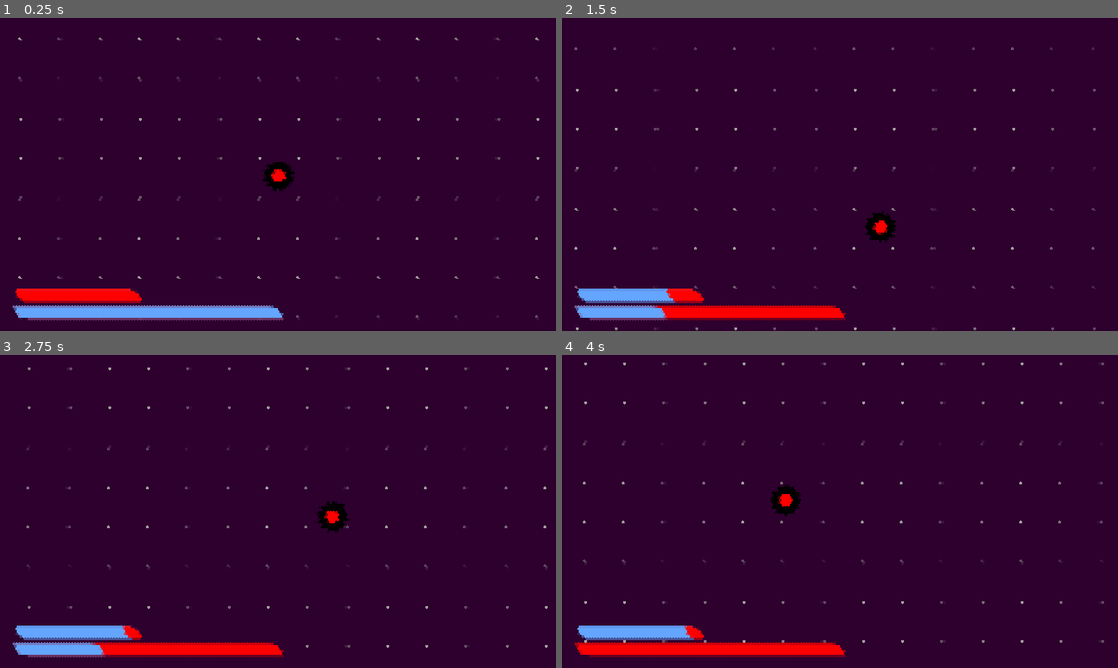
Above: before the commit, frames 1-4 (two rows, left to right).
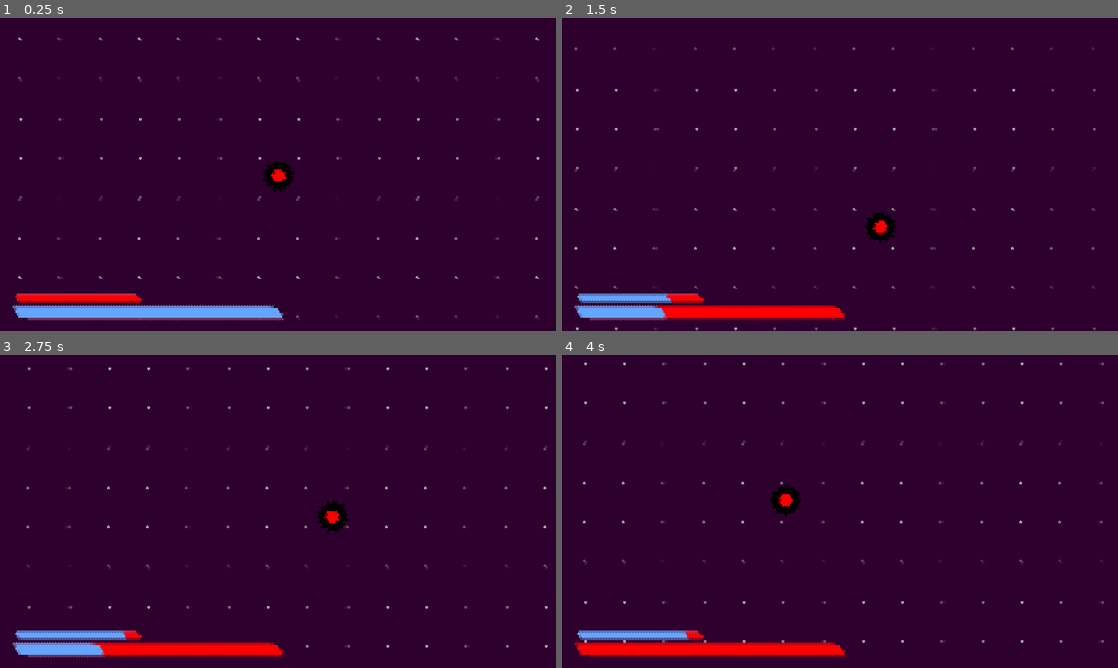
Above: after the commit, the same moments.

Repository: AgentMatthy/Going-Deeper
Game: Godot game, scene res://Scenes/root.tscn
Same seed, same stepped clock (60 frames per second), same inputs: the game is played once before the commit and once after it.
Inputs (mouse positions are in pixels of both pictures, inside the frame that each line leads up to):
- Up to frame 1 (0.25 s): no input
- Up to frame 2 (1.5 s): tap Enter at 0.5 s; move the mouse to (962, 158) at 0.52 s; hold Right (ui_right) 0.53-1.28 s; tap Space (space) at 0.6, 1.35 s; move the mouse to (728, 190) at 1.27 s; hold Down (ui_down) from 1.28 s (still down)
- Up to frame 3 (2.75 s): move the mouse to (333, 442) at 2.02 s; release Down (ui_down) at 2.03 s; hold Right (ui_right) from 2.03 s (still down); tap Space (space) at 2.1 s
- Up to frame 4 (4 s): move the mouse to (812, 574) at 2.77 s; release Right (ui_right) at 2.78 s; hold Up (ui_up) 2.78-3.53 s; tap Space (space) at 2.85, 3.6 s; move the mouse to (1006, 558) at 3.52 s; hold Left (ui_left) from 3.53 s (still down)

The runs differ from the first frame. In frame 1, 0.5% of the frame differs, in the area x 2-26%, y 86-92%; in frame 2, 0.5%; in frame 3, 0.5%; in frame 4, 0.5%.

Commit message:
-

Diff:
--- a/Scenes/root.tscn
+++ b/Scenes/root.tscn
@@ -119,7 +119,7 @@
 anchor_top = 1.0
 anchor_bottom = 1.0
 offset_left = 50.0
-offset_top = -148.0
+offset_top = -131.0
 offset_right = 485.0
 offset_bottom = -105.0
 grow_vertical = 0
--- a/project.godot
+++ b/project.godot
@@ -21,6 +21,10 @@
 window/size/viewport_height=1080
 window/size/mode=3
 window/stretch/mode="canvas_items"
+
+[editor]
+
+movie_writer/movie_file="C:/Users/csaki/Documents/Kraken/TOPDOWNDEMO/Going-Deeper/Rec/Rec1.avi"
 
 [input]
 
